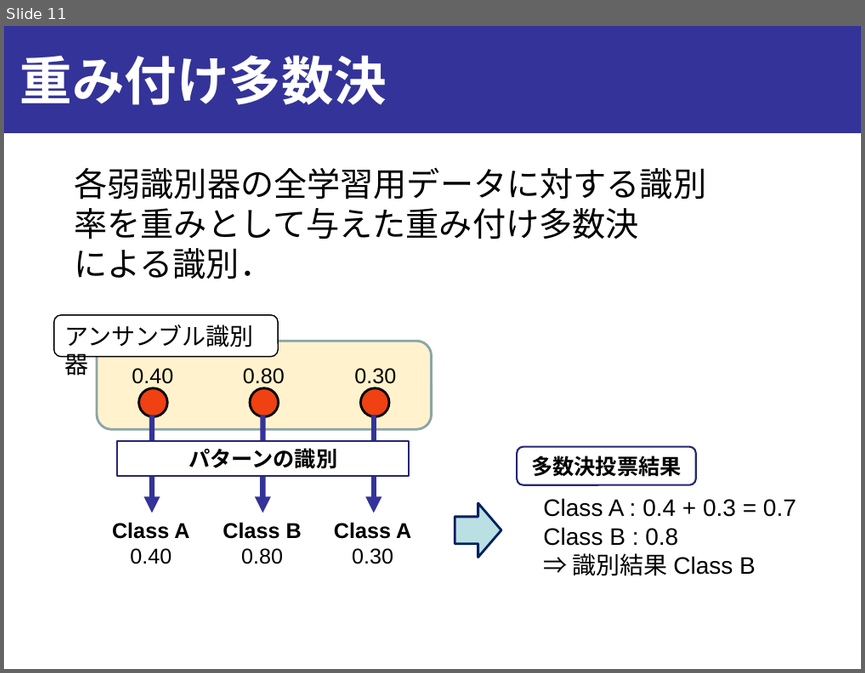
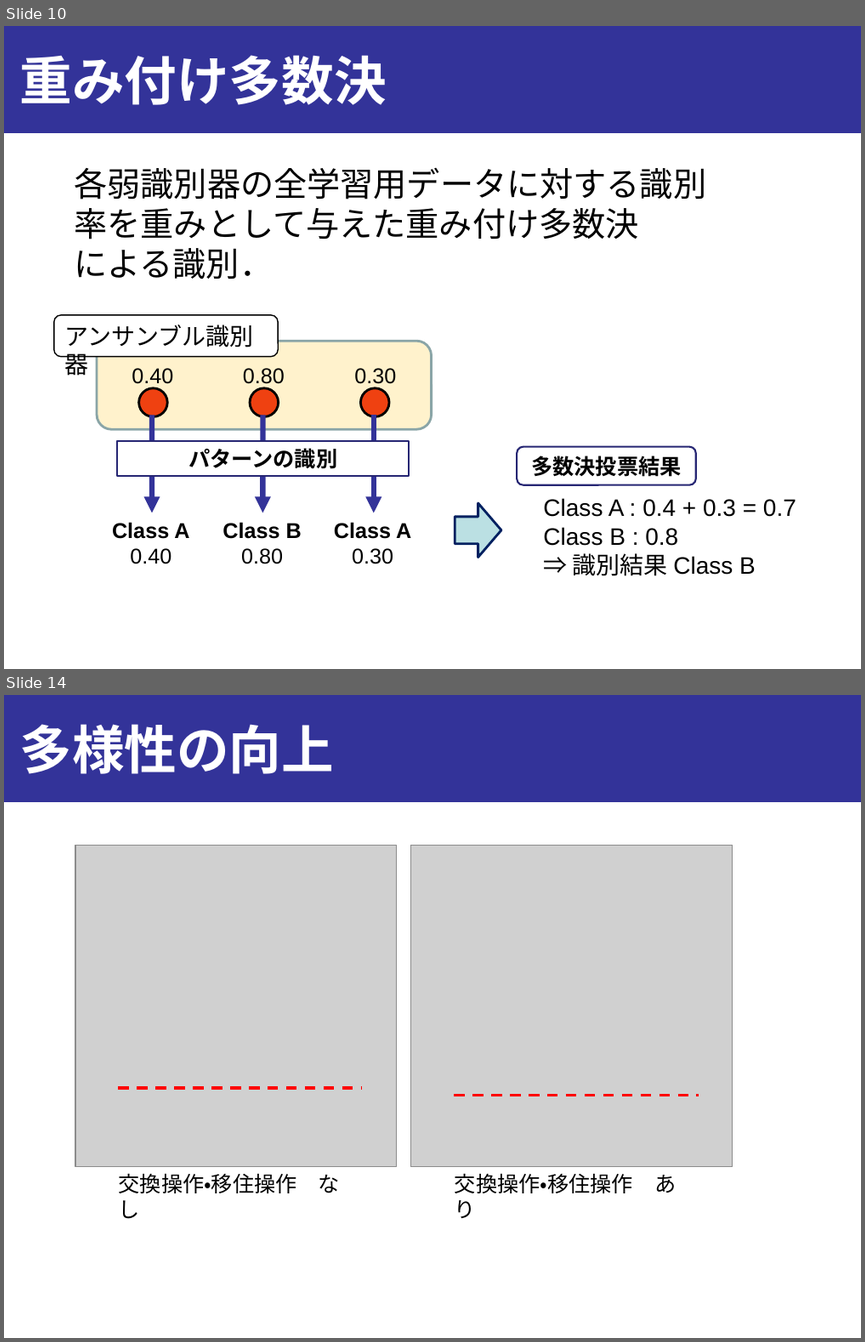
Before and after one commit to onikUone/Junior_slides, a slide deck: Junior_下書き.pptx. Shown one above the other, each under a label of ours: slide 11 before the commit, slides 10 and 14 after it; the slides between them are not shown. The pictures are 865x673 and 865x1342 pixels, drawn with LibreOffice and Linux fonts; fonts in the diff are those of the drawing; grey boxes stand for pictures. Boxes give left, top, right and bottom in pixels: in the first picture for what was removed or moved away, otherwise in the second. Text is boxed around its words. In the diff, an @@ line names an element or a change of style, - is before the commit and + after.

```diff
--- a/Junior_下書き.pptx
+++ b/Junior_下書き.pptx
@@ slide 14 added at (x1=4, y1=695, x2=861, y2=1338), background #FFFFFF; not listed: 1 template element that a slide beside it also shows @@
@@ title added at (x1=19, y1=724, x2=334, y2=774), 44 pt, text #FFFFFF, bold @@
+多様性の向上
@@ picture added at (x1=75, y1=845, x2=397, y2=1166) @@
@@ picture added at (x1=411, y1=845, x2=732, y2=1166) @@
@@ line added from (118, 1088) to (361, 1088), #FF0000 2.25 pt dashed @@
@@ line added from (454, 1095) to (698, 1095), #FF0000 2.25 pt dashed @@
@@ text added at (x1=119, y1=1173, x2=340, y2=1193), 18 pt, text #000000 @@
+交換操作・移住操作 なし
@@ text added at (x1=454, y1=1173, x2=676, y2=1193), 18 pt, text #000000 @@
+交換操作・移住操作 あり
@@ what was slide 11 is now slide 10 @@
```
Also in this commit, not shown: 4 slides changed, 7 other slides added, 6 other files.
